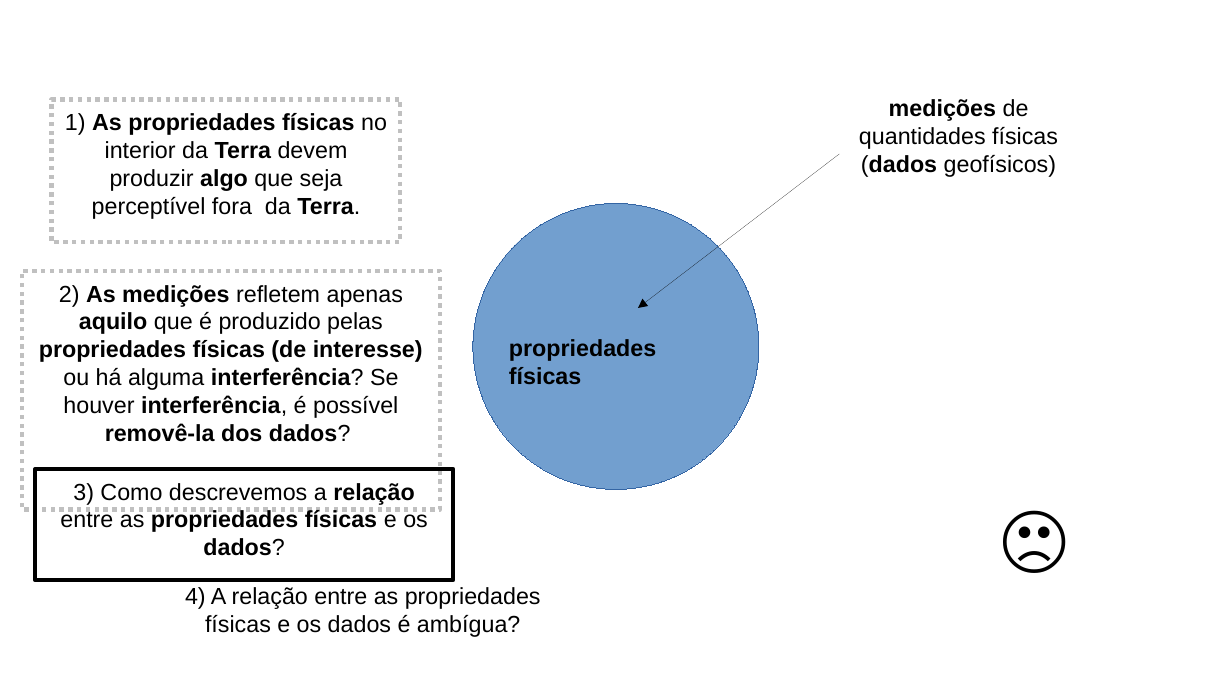
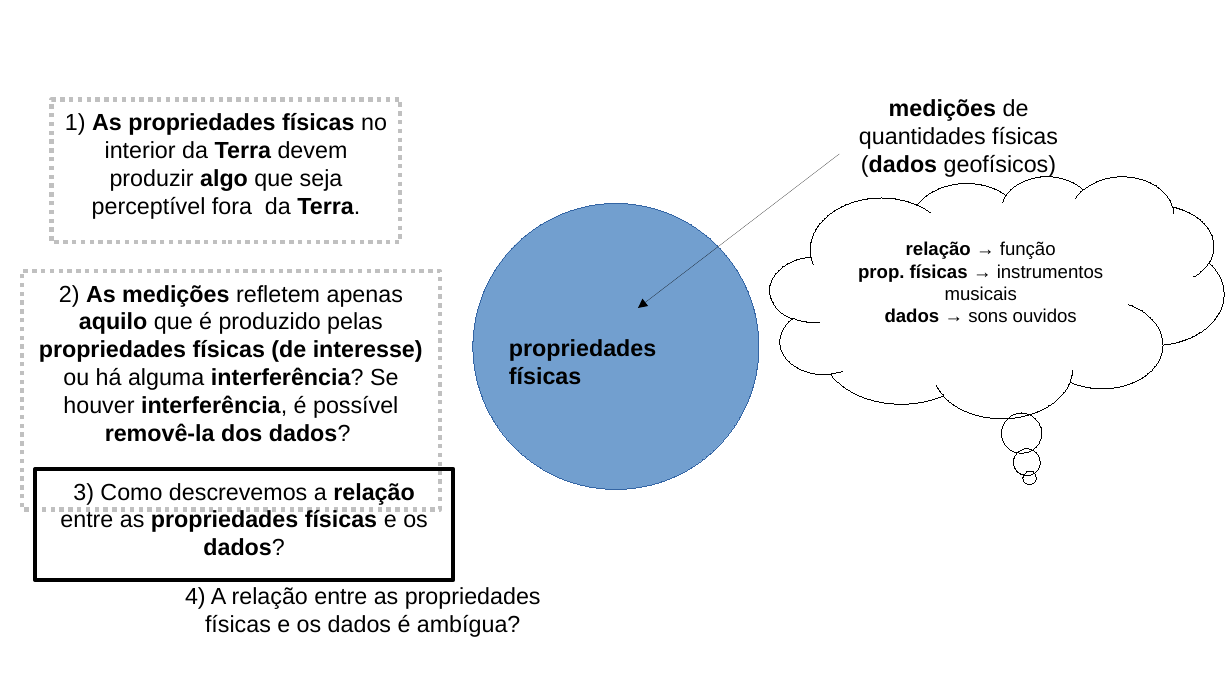
Before and after one commit to birocoles/Intro-grav-mag, a slide deck: slide 54 of slides/aula_1_1.odp. Drawn at 1232x693 pixels with LibreOffice and Linux fonts; fonts in the diff are those of the drawing. Boxes give left, top, right and bottom in pixels: in the first picture for what was removed or moved away, otherwise in the second. Text is boxed around its words. In the diff, an @@ line names an element or a change of style, - is before the commit and + after.

```diff
--- a/slides/aula_1_1.odp
+++ b/slides/aula_1_1.odp
@@ thought cloud added at [770,176,1224,418], outline #000000 0 pt, 12 pt, text #000000 @@
+relação → função
+prop. físicas → instrumentos musicais
+dados → sons ouvidos
@@ text removed at [991,484,1120,600] @@
-🙁
```
Also in this commit, not shown: 34 other slides changed, 10 slides removed, 13 other files.
